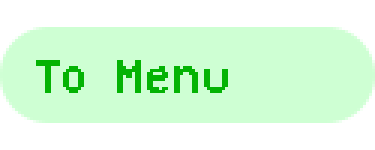
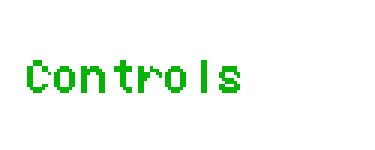
Layers edited between the first and the second 375x150 image:
added layer "Controls" above "Controls (Y)" over 27, 60, 240, 93
hid "To Menu" over 36, 60, 228, 93
hid "Rectangle 1" over 0, 27, 375, 123
